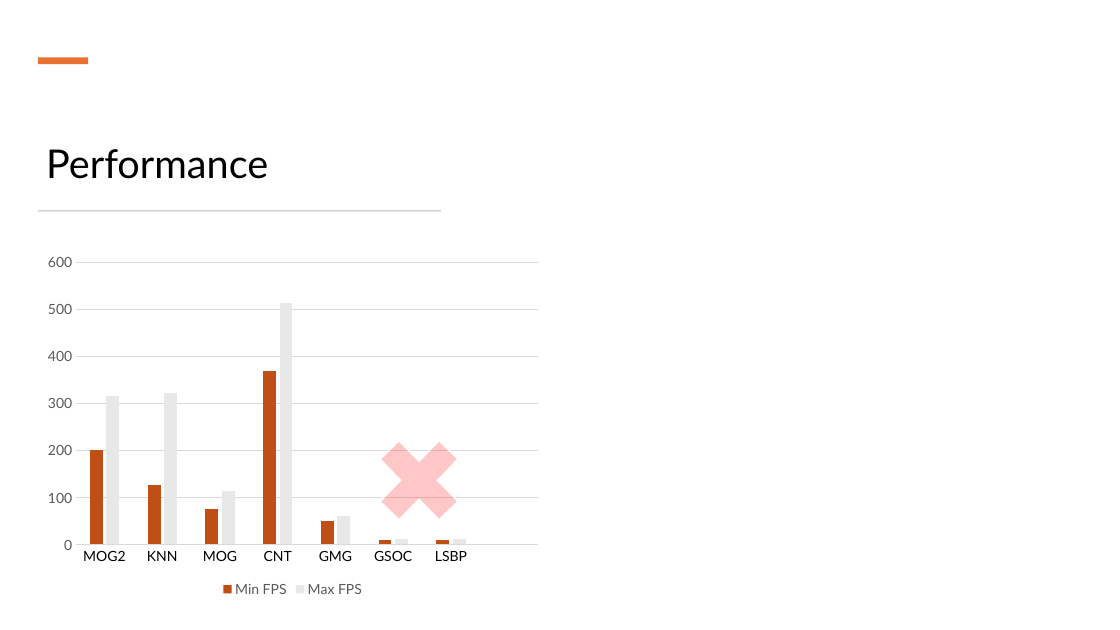
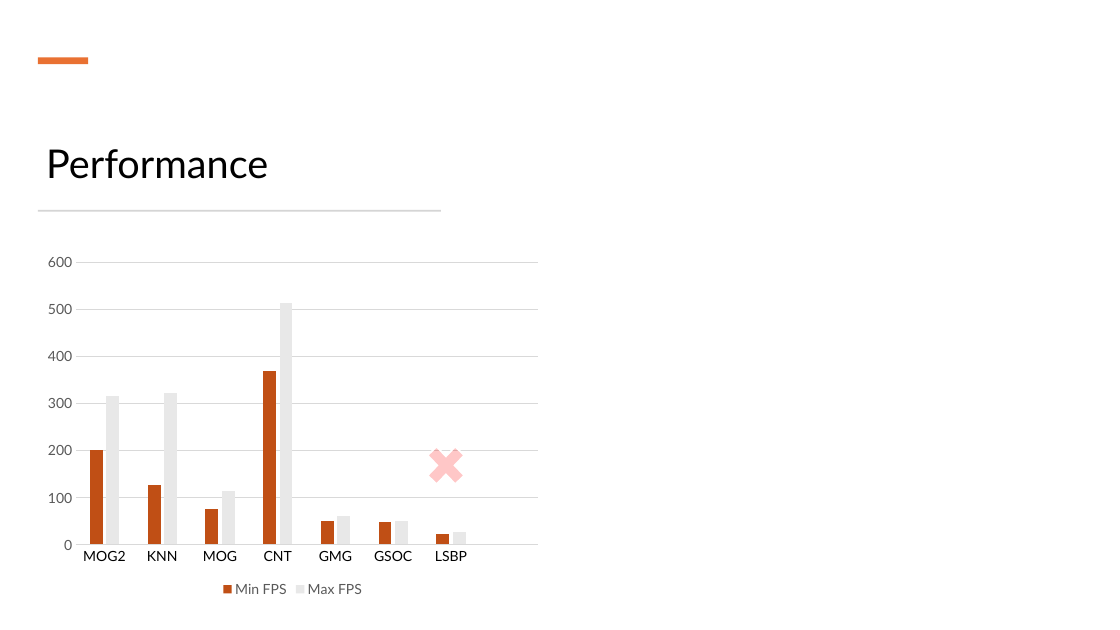
Before and after one commit to IntiGit/ComputerVisionGame, a slide deck: slide 12 of Präsentationen/Meilenstein_2.pptx. Drawn at 1120x630 pixels with LibreOffice and Linux fonts; fonts in the diff are those of the drawing. Boxes give left, top, right and bottom in pixels: in the first picture for what was removed or moved away, otherwise in the second. Text is boxed around its words. In the diff, an @@ line names an element or a change of style, - is before the commit and + after.

Commit message:
Prio eingefügt, FPS in der Performance angepasst

```diff
--- a/Präsentationen/Meilenstein_2.pptx
+++ b/Präsentationen/Meilenstein_2.pptx
@@ column chart at (38,247,548,602) @@
-Min FPS: 200, 130, 80, 370, 50, 10, 10, -
+Min FPS: 200, 130, 80, 370, 50, 50, 20, -
-Max FPS: 320, 320, 110, 510, 60, 10, 10, -
+Max FPS: 320, 320, 110, 510, 60, 50, 30, -
@@ cross: place and size @@
-cross at (362,422,476,539)
+cross at (419,438,472,493)
```
Also in this commit, not shown: 2 other slides changed, 1 other file.
